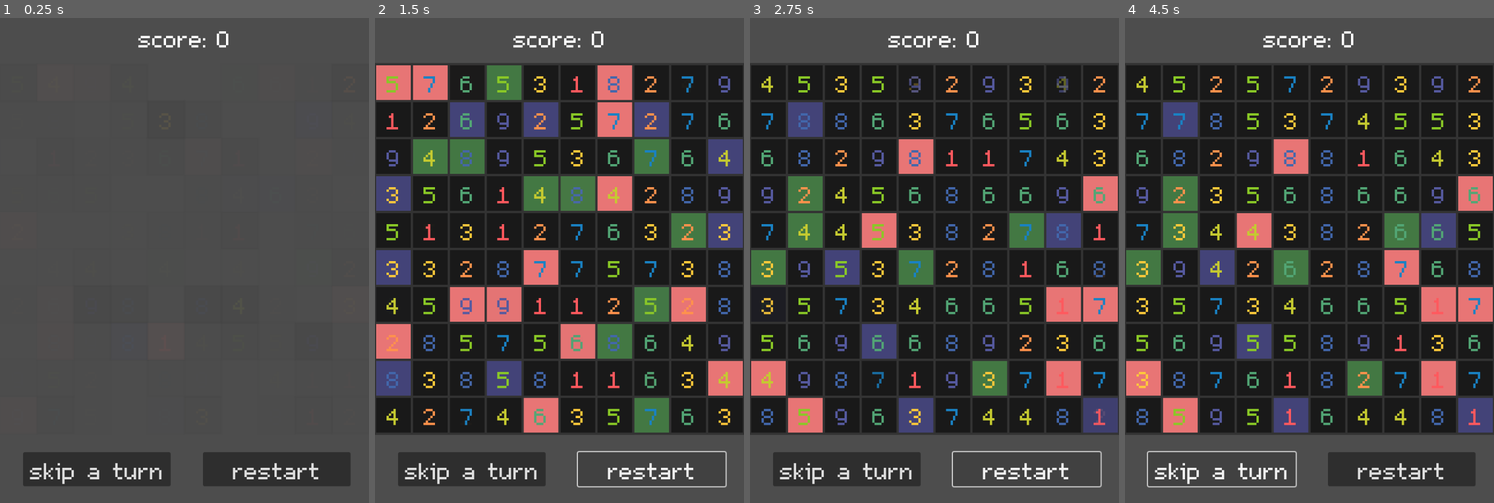
Above: before the commit, frames 1-4 (left to right).
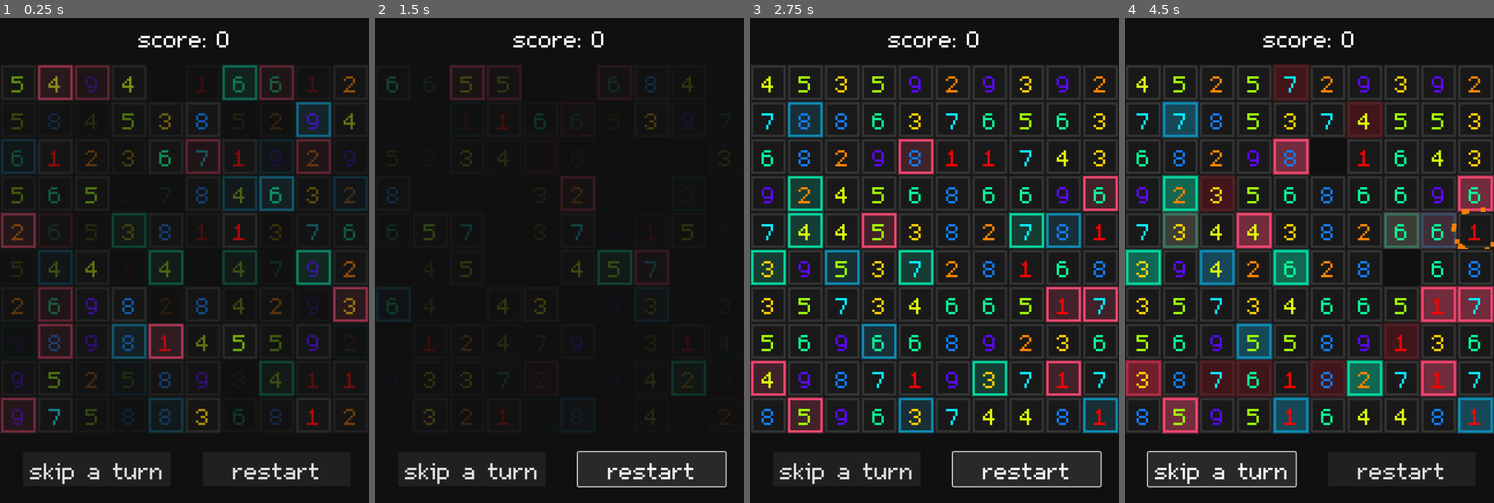
Above: after the commit, the same moments.

Repository: lorossi/Exploding-Boxes
Game: Godot game, scene res://scenes/gui/level.tscn
The game is run twice, just before and just after one commit, with the same random seed, the same clock (stepped at 60 frames per second) and the same inputs.
Inputs:
- Up to frame 1 (0.25 s): no input
- Up to frame 2 (1.5 s): click "restart" at 0.5 s; click "restart" at 1.25 s
- Up to frame 3 (2.75 s): click "restart" at 2 s
- Up to frame 4 (4.5 s): click "skip a turn" at 2.75 s; click "skip a turn" at 3.5 s; click "skip a turn" at 4.25 s

The runs differ from the first frame. In frame 1, 94% of the frame differs, in the area x 0-100%, y 0-100%; in frame 2, 53%; in frame 3, 52%; in frame 4, 56%.

Commit message:
scripts moved around

Diff:
--- a/scenes/cell/inner_cell.tscn
+++ b/scenes/cell/inner_cell.tscn
@@ -1,10 +1,11 @@
-[gd_scene load_steps=7 format=3 uid="uid://cquyj2pi7laap"]
+[gd_scene load_steps=8 format=3 uid="uid://cquyj2pi7laap"]
 
 [ext_resource type="Script" path="res://scripts/cell/inner_cell.gd" id="1_yes2u"]
 [ext_resource type="Theme" uid="uid://6mv46xs075br" path="res://scenes/themes/cell_theme.tres" id="2_5ir4g"]
 [ext_resource type="PackedScene" uid="uid://dundat1ikjce" path="res://scenes/cell/cell_background.tscn" id="3_6ap0t"]
-[ext_resource type="PackedScene" uid="uid://bup1qd14gge4f" path="res://scenes/cell/fade_out_rect.tscn" id="3_41ds2"]
-[ext_resource type="PackedScene" uid="uid://oromwdj7aarb" path="res://scenes/cell/fade_in_rect.tscn" id="4_ohrrh"]
+[ext_resource type="PackedScene" uid="uid://bup1qd14gge4f" path="res://scenes/fade/fade_out_rect.tscn" id="4_jsai5"]
+[ext_resource type="PackedScene" uid="uid://oromwdj7aarb" path="res://scenes/fade/fade_in_rect.tscn" id="4_ohrrh"]
+[ext_resource type="PackedScene" uid="uid://dxuwdgd6yuyha" path="res://scenes/fade/fade_out_color_rect.tscn" id="5_ctnuw"]
 
 [sub_resource type="RectangleShape2D" id="RectangleShape2D_2kcxr"]
 size = Vector2(64, 64)
@@ -23,7 +24,9 @@
 offset_right = 32.0
 offset_bottom = 32.0
 
-[node name="DamageRect" parent="." instance=ExtResource("3_41ds2")]
+[node name="DamageRect" parent="." instance=ExtResource("5_ctnuw")]
+
+[node name="FadeOutRect" parent="." instance=ExtResource("4_jsai5")]
 
 [node name="FadeInRect" parent="." instance=ExtResource("4_ohrrh")]
 
@@ -39,3 +42,20 @@
 text = "0"
 horizontal_alignment = 1
 vertical_alignment = 1
+
+[node name="DeathParticles" type="CPUParticles2D" parent="."]
+position = Vector2(32, 32)
+emitting = false
+amount = 16
+one_shot = true
+explosiveness = 1.0
+randomness = 0.5
+lifetime_randomness = 0.25
+spread = 180.0
+gravity = Vector2(0, 0)
+initial_velocity_min = 200.0
+initial_velocity_max = 220.0
+scale_amount_min = 8.0
+scale_amount_max = 8.0
+
+[connection signal="finished" from="DeathParticles" to="." method="_on_death_particles_finished"]
--- a/scenes/cell/fade_in_rect.tscn
+++ b/scenes/fade/fade_in_rect.tscn
@@ -1,6 +1,6 @@
 [gd_scene load_steps=2 format=3 uid="uid://oromwdj7aarb"]
 
-[ext_resource type="Script" path="res://scripts/cell/fade_in_rect.gd" id="1_5g4e5"]
+[ext_resource type="Script" path="res://scripts/fade/fade_in_rect.gd" id="1_5g4e5"]
 
 [node name="FadeInRect" type="Control"]
 layout_mode = 3
--- /dev/null
+++ b/scenes/fade/fade_out_color_rect.tscn
@@ -0,0 +1,27 @@
+[gd_scene load_steps=2 format=3 uid="uid://dxuwdgd6yuyha"]
+
+[ext_resource type="Script" path="res://scripts/fade/fade_out_color_rect.gd" id="1_y8m3w"]
+
+[node name="FadeOutRect" type="Control"]
+layout_mode = 3
+anchors_preset = 0
+offset_right = 40.0
+offset_bottom = 40.0
+script = ExtResource("1_y8m3w")
+
+[node name="ColorRect" type="ColorRect" parent="."]
+visible = false
+layout_mode = 0
+offset_right = 40.0
+offset_bottom = 40.0
+color = Color(1, 0, 0, 1)
+
+[node name="WaitTimer" type="Timer" parent="."]
+one_shot = true
+
+[node name="FadeTimer" type="Timer" parent="."]
+wait_time = 0.5
+one_shot = true
+
+[connection signal="timeout" from="WaitTimer" to="." method="on_wait_timer_timeout"]
+[connection signal="timeout" from="FadeTimer" to="." method="on_fade_timer_timeout"]
--- a/scenes/cell/fade_out_rect.tscn
+++ b/scenes/fade/fade_out_rect.tscn
@@ -1,20 +1,13 @@
 [gd_scene load_steps=2 format=3 uid="uid://bup1qd14gge4f"]
 
-[ext_resource type="Script" path="res://scripts/cell/fade_out_rect.gd" id="1_8td7u"]
+[ext_resource type="Script" path="res://scripts/fade/fade_out_rect.gd" id="1_bn32d"]
 
 [node name="FadeOutRect" type="Control"]
 layout_mode = 3
 anchors_preset = 0
 offset_right = 40.0
 offset_bottom = 40.0
-script = ExtResource("1_8td7u")
-
-[node name="ColorRect" type="ColorRect" parent="."]
-visible = false
-layout_mode = 0
-offset_right = 40.0
-offset_bottom = 40.0
-color = Color(1, 0, 0, 1)
+script = ExtResource("1_bn32d")
 
 [node name="WaitTimer" type="Timer" parent="."]
 one_shot = true
@@ -22,3 +15,6 @@
 [node name="FadeTimer" type="Timer" parent="."]
 wait_time = 0.5
 one_shot = true
+
+[connection signal="timeout" from="WaitTimer" to="." method="on_wait_timer_timeout"]
+[connection signal="timeout" from="FadeTimer" to="." method="on_fade_timer_timeout"]
--- a/scenes/gui/level.tscn
+++ b/scenes/gui/level.tscn
@@ -6,6 +6,11 @@
 
 [node name="Level" type="Node2D"]
 script = ExtResource("1_16c7t")
+
+[node name="Background" type="ColorRect" parent="."]
+offset_right = 640.0
+offset_bottom = 840.0
+color = Color(0.0627451, 0.0627451, 0.0627451, 1)
 
 [node name="Gui" parent="." instance=ExtResource("2_fiagx")]
 
--- a/scenes/themes/gui_theme.tres
+++ b/scenes/themes/gui_theme.tres
@@ -1,10 +1,17 @@
-[gd_resource type="Theme" load_steps=2 format=3 uid="uid://cspbh3wsg5xg6"]
+[gd_resource type="Theme" load_steps=4 format=3 uid="uid://cspbh3wsg5xg6"]
 
 [ext_resource type="FontFile" uid="uid://c52jaedn6rqau" path="res://assets/font/m5x7.ttf" id="1_fqgri"]
+
+[sub_resource type="StyleBoxFlat" id="StyleBoxFlat_owp2w"]
+bg_color = Color(0.12549, 0.12549, 0.12549, 1)
+
+[sub_resource type="StyleBoxFlat" id="StyleBoxFlat_oxpfp"]
 
 [resource]
 Button/font_sizes/font_size = 64
 Button/fonts/font = ExtResource("1_fqgri")
+Button/styles/normal = SubResource("StyleBoxFlat_owp2w")
+Button/styles/pressed = SubResource("StyleBoxFlat_oxpfp")
 HBoxContainer/constants/separation = 16
 Label/font_sizes/font_size = 64
 Label/fonts/font = ExtResource("1_fqgri")
--- a/scripts/cell/base_cell.gd
+++ b/scripts/cell/base_cell.gd
@@ -6,13 +6,29 @@
 
 var inner: InnerCell
 
+var _dead: bool = false
+var _skip_first_update: bool = false
+
 
 func update() -> void:
+	if _skip_first_update:
+		_skip_first_update = false
+		return
+
 	inner.update()
 	post_inner_update()
 
 
-func die() -> void:
+func is_dead() -> bool:
+	return _dead
+
+
+func die(explode: bool = false) -> void:
+	_dead = true
+	inner.die(explode)
+
+
+func _inner_dead() -> void:
 	dead.emit(self)
 	queue_free()
 
@@ -27,7 +43,7 @@
 
 func _on_inner_cell_ready() -> void:
 	inner = $InnerCell
-	inner.dead.connect(die)
+	inner.dead.connect(_inner_dead)
 	inner.set_decrease_chance(0.1)
 	post_inner_ready()
 
@@ -54,20 +70,37 @@
 	inner.set_size(size)
 
 
-func get_background() -> Color:
-	return inner.get_background().get_background_color()
+func get_background_color() -> Color:
+	return inner.get_background_color().get_background_color()
 
 
-func set_background(color: Color) -> void:
-	inner.get_background().set_background_color(color)
+func set_background_color(color: Color) -> void:
+	inner.get_background_color().set_background_color(color)
+
+
+func get_border_color() -> Color:
+	return inner.get_background_color().get_border_color()
+
+
+func set_border_color(color: Color) -> void:
+	inner.get_background_color().set_border_color(color)
 
 
 func get_score() -> int:
 	return 1
 
 
+func get_skip_first_update() -> bool:
+	return _skip_first_update
+
+
+func set_skip_first_update(skip: bool) -> void:
+	_skip_first_update = skip
+
+
 func copy_cell(other: Cell) -> void:
 	set_number(other.get_number())
 	set_size(other.get_size())
-	set_background(other.get_background())
+	set_background_color(other.get_background_color())
+	set_border_color(other.get_border_color())
 	position = other.position
--- a/scripts/cell/cell_background.gd
+++ b/scripts/cell/cell_background.gd
@@ -17,7 +17,7 @@
 
 func _draw() -> void:
 	draw_rect(_rect, _background_color)
-	draw_rect(_rect, _border_color, false, _border_size)
+	draw_rect(_rect.grow(-_border_size), _border_color, false, _border_size)
 
 
 func _update_rect() -> void:
--- a/scripts/cell/explosive_cell.gd
+++ b/scripts/cell/explosive_cell.gd
@@ -2,8 +2,18 @@
 
 extends SpecialCell
 
+var _exploding: bool = false
+
 
 func post_inner_ready() -> void:
-	set_special_color(Color(0.91, 0.46, 0.46))
+	set_special_color(Color.from_string("ef476f", Color.WHITE))
 	set_replace_ratio(0.9)
 	inner.set_decrease_chance(0.25)
+
+
+func explode():
+	_exploding = true
+
+
+func is_exploding() -> bool:
+	return _exploding
--- a/scripts/cell/extra_points_cell.gd
+++ b/scripts/cell/extra_points_cell.gd
@@ -4,7 +4,7 @@
 
 
 func post_inner_ready() -> void:
-	set_special_color(Color(0.264, 0.264, 0.472))
+	set_special_color(Color.from_string("118ab2", Color.WHITE))
 	set_replace_ratio(0.75)
 	inner.set_decrease_chance(0.5)
 
--- a/scripts/cell/growth_cell.gd
+++ b/scripts/cell/growth_cell.gd
@@ -4,6 +4,6 @@
 
 
 func post_inner_ready() -> void:
-	set_special_color(Color(0.264, 0.472, 0.264))
+	set_special_color(Color.from_string("06d6a0", Color.WHITE))
 	set_replace_ratio(0.5)
 	inner.set_decrease_chance(0.25)
--- a/scripts/cell/inner_cell.gd
+++ b/scripts/cell/inner_cell.gd
@@ -3,8 +3,6 @@
 extends Area2D
 
 signal dead
-
-var _background: CellBackground
 
 var _number: int
 var _decrease_chance: float
@@ -14,9 +12,12 @@
 var _number_label: Label
 var _collision_shape: CollisionShape2D
 var _center_container: CenterContainer
+var _death_particles: CPUParticles2D
 
-var _damage_rect: FadeOutRect
+var _background: CellBackground
+var _damage_rect: FadeOutColorRect
 var _fade_in_rect: FadeInRect
+var _fade_out_rect: FadeOutRect
 
 
 func _init() -> void:
@@ -31,34 +32,36 @@
 
 	_damage_rect = $DamageRect
 	_fade_in_rect = $FadeInRect
+	_fade_out_rect = $FadeOutRect
+	_death_particles = $DeathParticles
 
-	# colors: ff595e-ff924c-ffca3a-c5ca30-8ac926-52a675-1982c4-4267ac-565aa0-6a4c93
+	var c = Color.from_string("bb0a1e", Color.RED).lerp(_background.get_background_color(), 0.5)
+
+	_damage_rect.set_rect_color(c)
+
+	_fade_in_rect.set_timer_duration(0.25)
+	_fade_out_rect.set_timer_duration(0.25)
+	_damage_rect.set_timer_duration(0.5)
+
+	# colors: ff0000-ff8700-ffd300-deff0a-a1ff0a-0aff99-0aefff-147df5-580aff-be0aff
+	# heh
 	_color_palette = [
-		Color.from_string("#ff595e", "white"),
-		Color.from_string("#ff924c", "white"),
-		Color.from_string("#ffca3a", "white"),
-		Color.from_string("#c5ca30", "white"),
-		Color.from_string("#8ac926", "white"),
-		Color.from_string("#52a675", "white"),
-		Color.from_string("#1982c4", "white"),
-		Color.from_string("#4267ac", "white"),
-		Color.from_string("#565aa0", "white"),
-		Color.from_string("#6a4c93", "white"),
+		Color(1, 0, 0),
+		Color(1, 0.52, 0),
+		Color(1, 0.82, 0),
+		Color(0.87, 1, 0.03),
+		Color(0.63, 1, 0.03),
+		Color(0.03, 1, 0.60),
+		Color(0.03, 0.93, 1),
+		Color(0.07, 0.49, 0.96),
+		Color(0.36, 0.03, 1),
+		Color(0.74, 0.03, 1),
+		Color(0.74, 0.03, 1),
+		Color(1, 0.03, 0.60),
 	]
 
 	_resize()
 	_fade_in_rect.start()
-
-
-#func _process(_delta) -> void:
-#if not _damage_timer.is_stopped():
-#var t = _damage_timer.time_left / _damage_timer.wait_time
-#var e = Easings.ease_out_poly(t)
-#_damage_rect.color.a = e * 0.25
-
-
-func _on_damage_timer_timeout() -> void:
-	_damage_rect.color.a = 0
 
 
 func _resize() -> void:
@@ -88,14 +91,15 @@
 	return _number
 
 
-func get_background() -> CellBackground:
+func get_background_color() -> CellBackground:
 	return _background
 
 
 func set_number(n: int) -> void:
 	if n <= 0:
-		dead.emit()
-	#
+		die()
+		return
+
 	if n < _number:
 		_damage_rect.start()
 
@@ -103,6 +107,17 @@
 	_number_label.text = str(_number)
 
 	_number_label.modulate = _color_palette[_number - 1]
+
+
+func die(exploded: bool = false):
+	if exploded:
+		_damage_rect.start()
+		_death_particles.color = _damage_rect.get_rect_color()
+	else:
+		_fade_out_rect.start()
+		_death_particles.color = _color_palette[max(1, _number)]
+
+	_death_particles.emitting = true
 
 
 func decrement_number(delta: int = 1) -> void:
@@ -120,3 +135,7 @@
 
 func set_decrease_chance(chance: float) -> void:
 	_decrease_chance = clamp(chance, 0, 1)
+
+
+func _on_death_particles_finished():
+	dead.emit()
--- a/scripts/cell/special_cell.gd
+++ b/scripts/cell/special_cell.gd
@@ -37,6 +37,6 @@
 
 
 func _update_color() -> void:
-	var l = float(get_number()) / 10.0 * 0.5
-	var c = _special_color.lerp(inner.get_background().get_background_color(), l)
-	set_background(c)
+	var bg = _special_color.lerp(inner.get_background_color().get_background_color(), 0.9)
+	set_background_color(bg)
+	set_border_color(_special_color)
--- a/scripts/cell/fade_in_rect.gd
+++ b/scripts/fade/fade_in_rect.gd
@@ -1,5 +1,8 @@
 class_name FadeInRect
+
 extends Control
+
+signal ended
 
 var fade_timer: Timer
 var wait_timer: Timer
@@ -24,7 +27,7 @@
 
 
 func start() -> void:
-	wait_timer.wait_time = abs(randfn(0.1, 0.05))
+	wait_timer.wait_time = abs(randfn(0.05, 0.05))
 	wait_timer.start()
 
 
@@ -41,6 +44,7 @@
 
 func on_fade_timer_timeout() -> void:
 	_parent.modulate.a = 1
+	ended.emit()
 
 
 func on_wait_timer_timeout():
--- a/scripts/cell/fade_out_rect.gd
+++ b/scripts/fade/fade_out_color_rect.gd
@@ -1,4 +1,4 @@
-class_name FadeOutRect
+class_name FadeOutColorRect
 
 extends FadeInRect
 
@@ -45,3 +45,4 @@
 func on_fade_timer_timeout() -> void:
 	_rect.visible = false
 	modulate.a = 0
+	ended.emit()
--- /dev/null
+++ b/scripts/fade/fade_out_rect.gd
@@ -0,0 +1,27 @@
+class_name FadeOutRect
+
+extends FadeInRect
+
+
+func _ready() -> void:
+	fade_timer = $FadeTimer
+	wait_timer = $WaitTimer
+
+	_parent = get_parent()
+	if _parent:
+		_parent.modulate.a = 1
+
+
+func _process(_delta) -> void:
+	if not _parent:
+		return
+
+	if not fade_timer.is_stopped():
+		var t = fade_timer.time_left / fade_timer.wait_time
+		var e = Easings.ease_out_poly(t, 3)
+		_parent.modulate.a = e
+
+
+func on_fade_timer_timeout() -> void:
+	_parent.modulate.a = 0
+	ended.emit()
--- a/scripts/gui/level.gd
+++ b/scripts/gui/level.gd
@@ -39,6 +39,9 @@
 
 
 func _restart_game() -> void:
+	for c in _cells_container.get_children():
+		c.queue_free()
+
 	_cells = []
 	_active_cells = []
 	for y in range(_max_cells.y):
@@ -56,19 +59,25 @@
 	_update_cells()
 
 
-func _create_cell(cell: Cell, pos: Vector2, index: int = -1) -> Cell:
+func _create_cell(
+	cell: Cell,
+	pos: Vector2,
+	index: int = -1,
+	skip_first_update: bool = false,
+) -> Cell:
 	_cells_container.add_child(cell)
 
 	cell.position = pos
 	cell.dead.connect(_cell_dead)
 	cell.set_size(Vector2.ONE * cell_size)
 	cell.set_number((randi() % 9) + 1)
+	cell.set_skip_first_update(skip_first_update)
 
 	if index == -1:
 		_cells.append(cell)
 	else:
 		if _cells[index] != null:
-			_cells[index].queue_free()
+			_cells[index].die()
 
 		_cells[index] = cell
 
@@ -78,6 +87,7 @@
 func _replace_cell(old_cell: Cell, new_cell: Cell, min_life: int = 0) -> Cell:
 	_cells_container.add_child(new_cell)
 	new_cell.copy_cell(old_cell)
+	new_cell.set_skip_first_update(true)
 
 	if new_cell.get_number() < min_life:
 		new_cell.set_number(min_life)
@@ -85,22 +95,26 @@
 	var index = _cells.find(old_cell)
 	_cells[index] = new_cell
 
-	old_cell.queue_free()
+	old_cell.die()
 
 	return new_cell
 
 
 func _cell_dead(cell: Cell) -> void:
-	if cell is ExplosiveCell:
+	if cell is ExplosiveCell and not cell.is_exploding():
 		_explode_cell(cell)
 
 
-func _explode_cell(cell: ExplosiveCell, radius: int = 2) -> void:
+func _explode_cell(cell: ExplosiveCell, radius: int = 1) -> void:
+	cell.explode()
 	var cell_position = _get_pos_from_cell(cell)
 
 	for x in range(-radius, radius + 1):
 		for y in range(-radius, radius + 1):
 			var pos = cell_position + Vector2i(x, y)
+			if x == 0 and y == 0:
+				continue
+
 			var c = _get_cell_from_pos(pos)
 			if c == null:
 				continue
@@ -108,26 +122,28 @@
 			if c is ExplosiveCell:
 				continue
 			else:
-				## reduce the number of the cell by a normal random number
-				## with mean 5 and standard deviation 2
+				# reduce the number of the cell by a normal random number
 				var delta = max(2, int(randfn(5, 2)))
 				c.decrement_number(delta)
-
-
-func _grow_cell(cell: GrowthCell) -> void:
-	var cell_position = _get_pos_from_cell(cell)
-
+				c.update()
+
+
+func _grow_cell(cell_position: Vector2i) -> void:
 	for x in range(-1, 2):
 		for y in range(-1, 2):
 			var pos = Vector2i(x, y) + cell_position
 			if pos.x < 0 or pos.x >= _max_cells.x or pos.y < 0 or pos.y >= _max_cells.y:
 				continue
 
+			var old_cell = _get_cell_from_pos(pos)
+			if old_cell != null and not old_cell.is_dead():
+				continue
+
 			var new_cell = CellFactory.create_random_cell(_base_cell_probability)
 			var index = _max_cells.y * pos.y + pos.x
 			var new_cell_position = Vector2(pos.x, pos.y) * cell_size + _level_area.position
 
-			_create_cell(new_cell, new_cell_position, index)
+			_create_cell(new_cell, new_cell_position, index, true)
 
 
 func _get_cell_from_mouse(mouse_pos: Vector2) -> Cell:
@@ -200,14 +216,19 @@
 func _delete_active_cells() -> void:
 	_active_rect.reset()
 
+	var to_grow = []
+
 	for c in _active_cells:
 		if c is GrowthCell:
-			_grow_cell(c)
-
-		if c is SpecialCell and randf() < c.get_replace_ratio():
+			to_grow.append(_get_pos_from_cell(c))
+
+		elif c is SpecialCell and randf() < c.get_replace_ratio():
 			_replace_special_cell()
 
 		c.queue_free()
+
+	for pos in to_grow:
+		_grow_cell(pos)
 
 
 func _get_active_cells_sum() -> int:
@@ -251,10 +272,7 @@
 
 
 func _update_cells() -> void:
-	for c in _cells:
-		if not c:
-			continue
-
+	for c in _cells_container.get_children():
 		c.update()
 
 
@@ -293,6 +311,7 @@
 
 
 func _input(event) -> void:
+	# check that the envent is mouse-related
 	if not event is InputEventMouse:
 		return
 
@@ -300,6 +319,14 @@
 	var mouse_inside = _level_area.get_rect().has_point(event.position)
 	if not mouse_inside:
 		return
+
+	# check if any cell is currently exploding
+	for c in _cells:
+		if c == null:
+			continue
+
+		if c is ExplosiveCell and c.is_exploding():
+			return
 
 	if event is InputEventMouseButton:
 		if event.button_index == 1:
